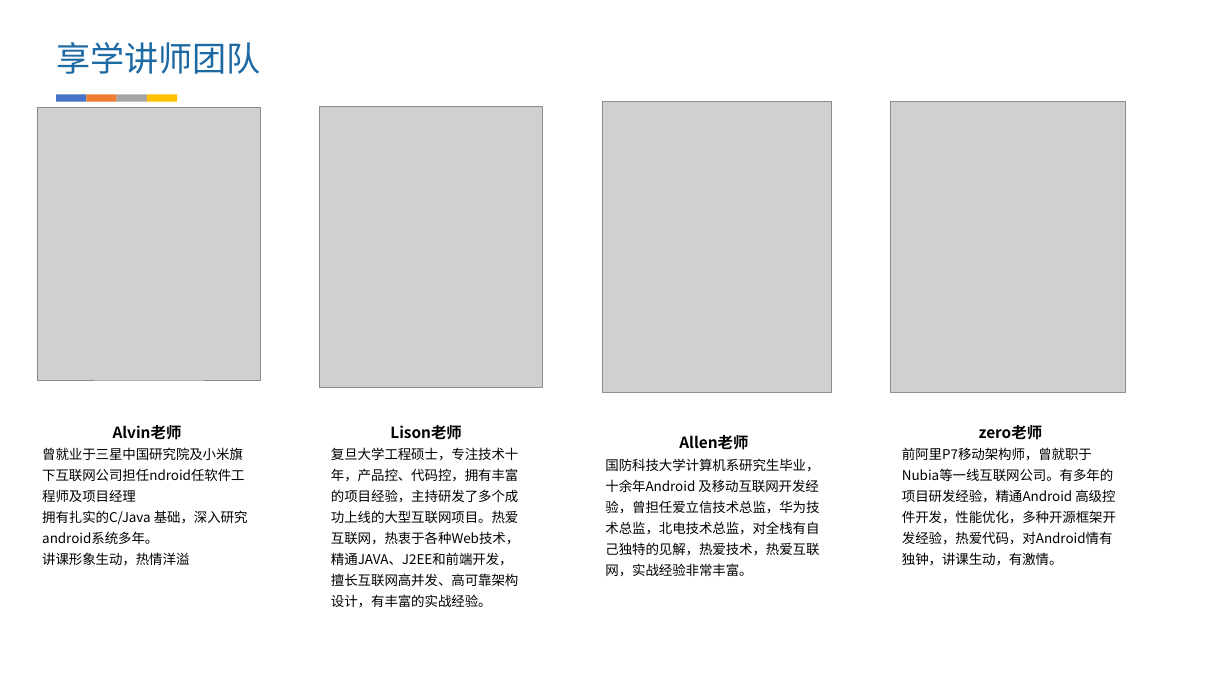
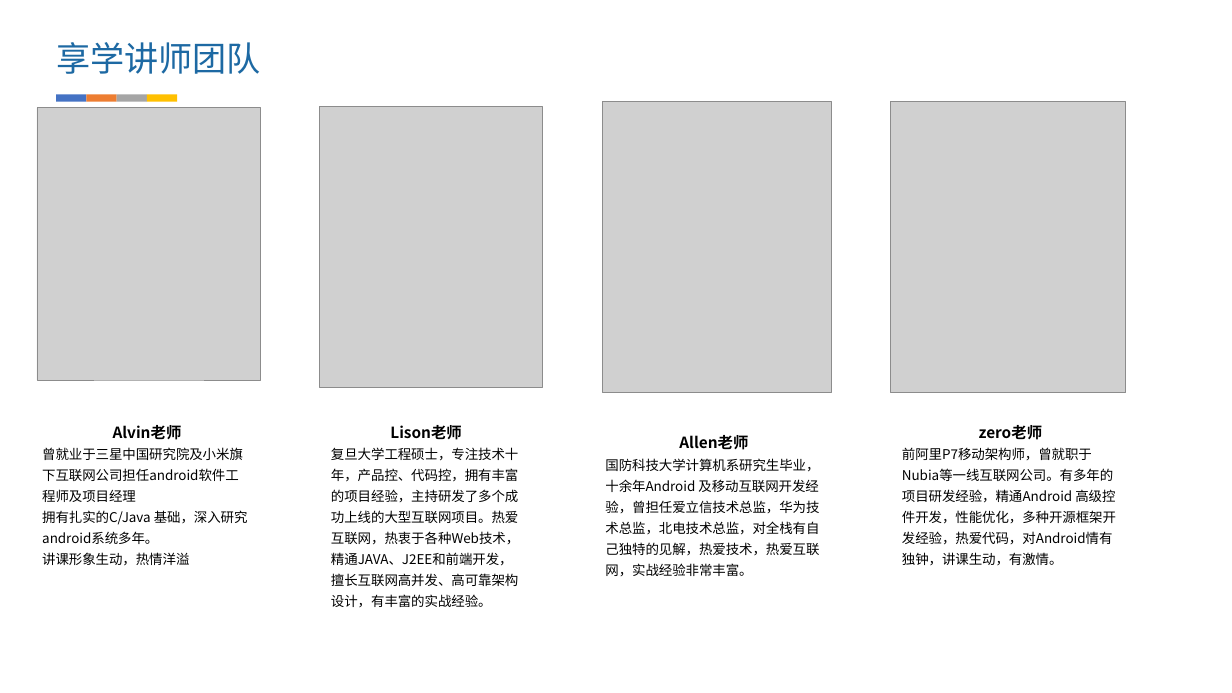
Before and after one commit to fanzhangvip/xiangxue, a slide deck: slide 3 of pre/Android Fragment爬坑记.pptx. Drawn at 1232x693 pixels with LibreOffice and Linux fonts; fonts in the diff are those of the drawing; grey boxes stand for pictures; background and template pictures are left out. Boxes give left, top, right and bottom in pixels: in the first picture for what was removed or moved away, otherwise in the second. Text is boxed around its words. In the diff, an @@ line names an element or a change of style, - is before the commit and + after.

```diff
--- a/pre/Android Fragment爬坑记.pptx
+++ b/pre/Android Fragment爬坑记.pptx
@@ text at [42, 447, 243, 481]: text changed @@
-曾就业于三星中国研究院及小米旗下互联网公司担任ndroid任软件工程师及项目经理
+曾就业于三星中国研究院及小米旗下互联网公司担任android软件工程师及项目经理
```
Also in this commit, not shown: 3 other slides changed, 1 slide added, 34 other files.
